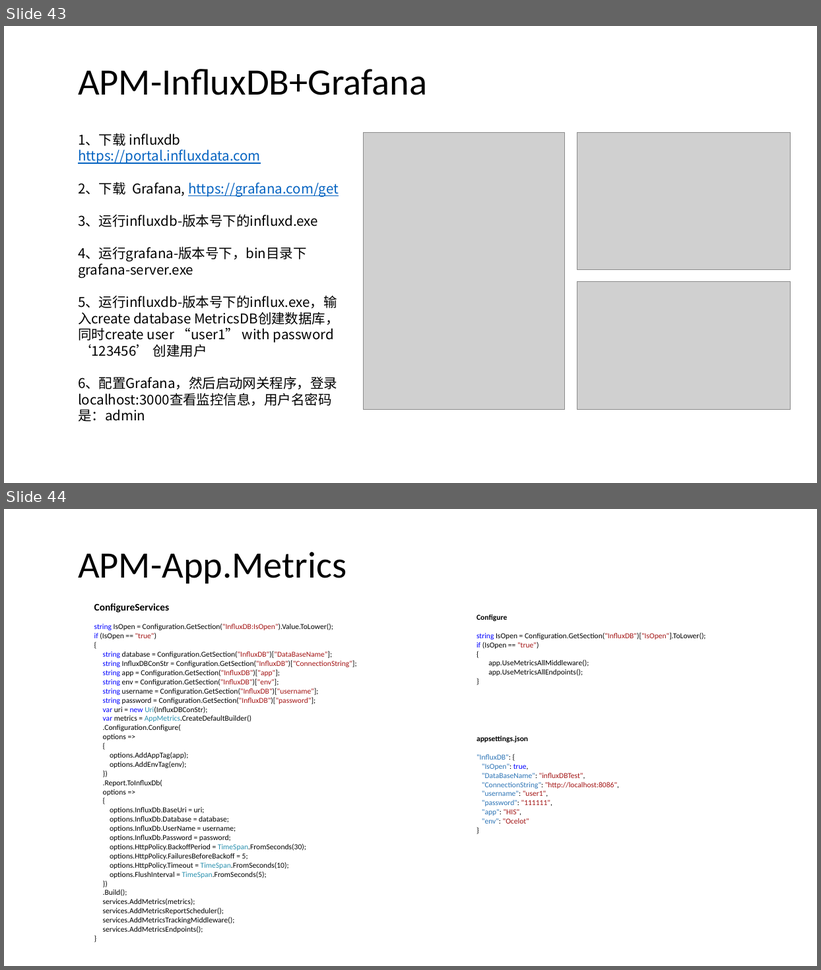
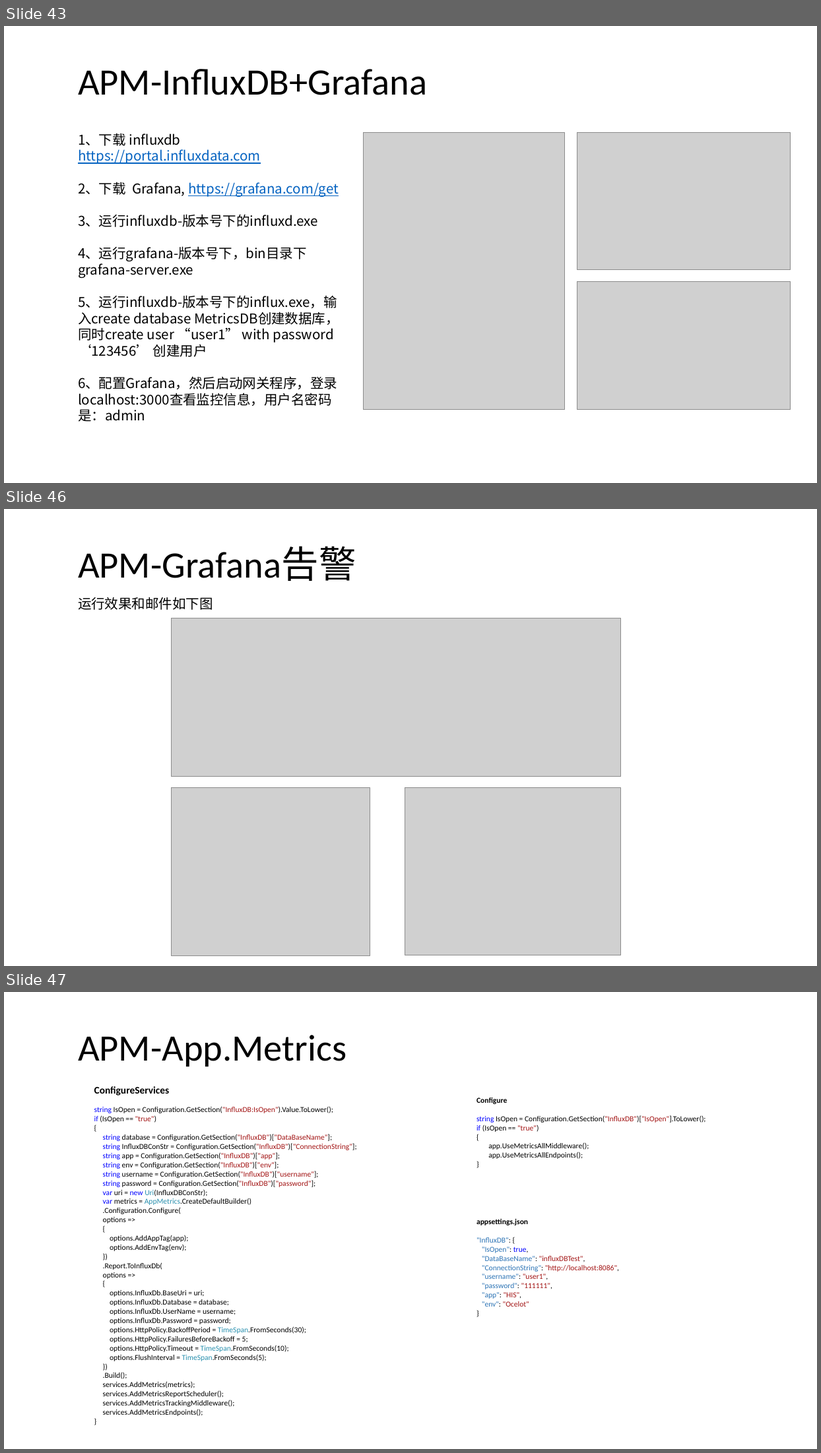
Before and after one commit to axzxs2001/HisMicroserviceSample, a slide deck: HisMicroserviceSample/Doc/基于.net core微服务.pptx. Shown one above the other, each under a label of ours: slides 43 and 44 before the commit, slides 43, 46 and 47 after it; the slides between them are not shown. The pictures are 821x970 and 821x1453 pixels, drawn with LibreOffice and Linux fonts; fonts in the diff are those of the drawing; grey boxes stand for pictures; background and template pictures are left out. Boxes give left, top, right and bottom in pixels: in the first picture for what was removed or moved away, otherwise in the second. Text is boxed around its words. In the diff, an @@ line names an element or a change of style, - is before the commit and + after.

Commit message:
完善App.Metrics告警配置。

```diff
--- a/HisMicroserviceSample/Doc/基于.net core微服务.pptx
+++ b/HisMicroserviceSample/Doc/基于.net core微服务.pptx
@@ slide 46 added at box(4, 509, 817, 966), background picture (left out) @@
@@ title added at box(78, 547, 356, 581), 44 pt, text #000000 @@
+APM-Grafana告警
@@ text added at box(78, 597, 213, 610), 16 pt, text #000000 @@
+运行效果和邮件如下图
@@ picture added at box(172, 619, 621, 778) @@
@@ picture added at box(172, 788, 370, 956) @@
@@ picture added at box(405, 788, 620, 956) @@
@@ what was slide 44 is now slide 47 @@
```
Also in this commit, not shown: 1 slide changed, 2 other slides added, 7 other files.
